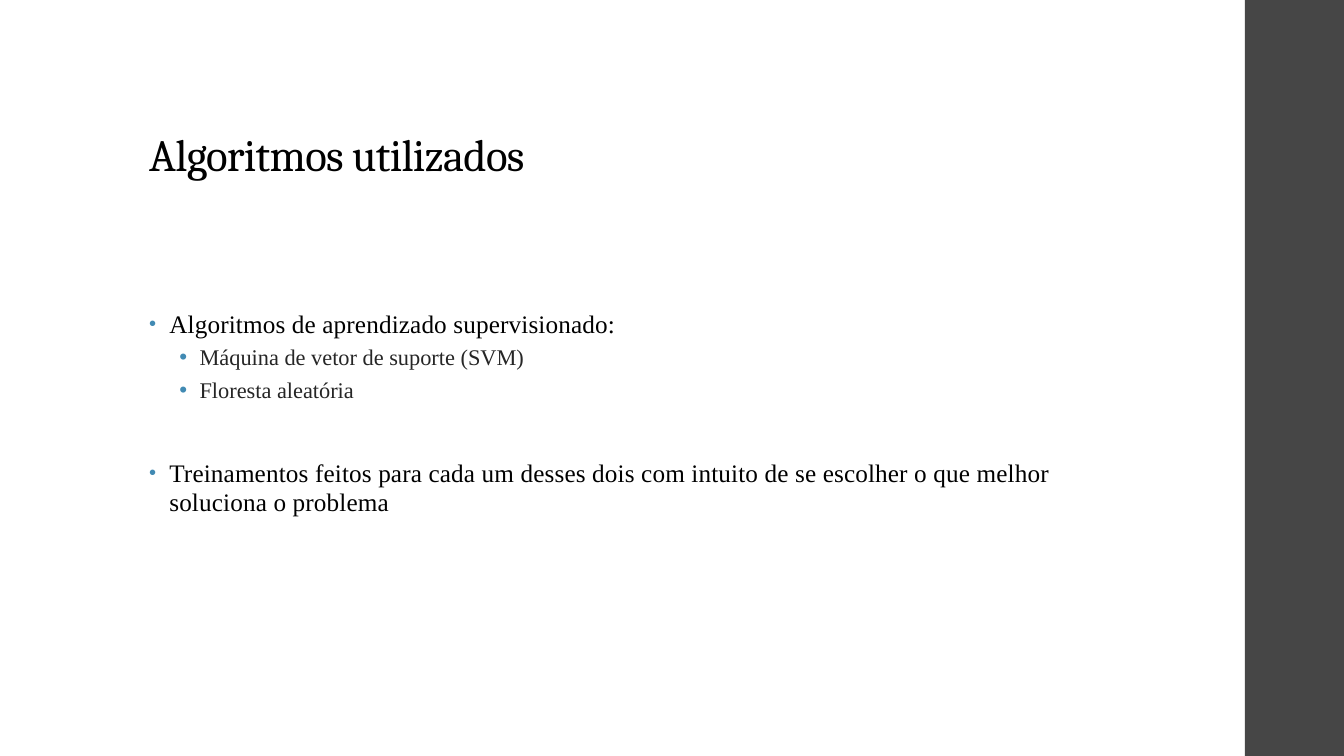
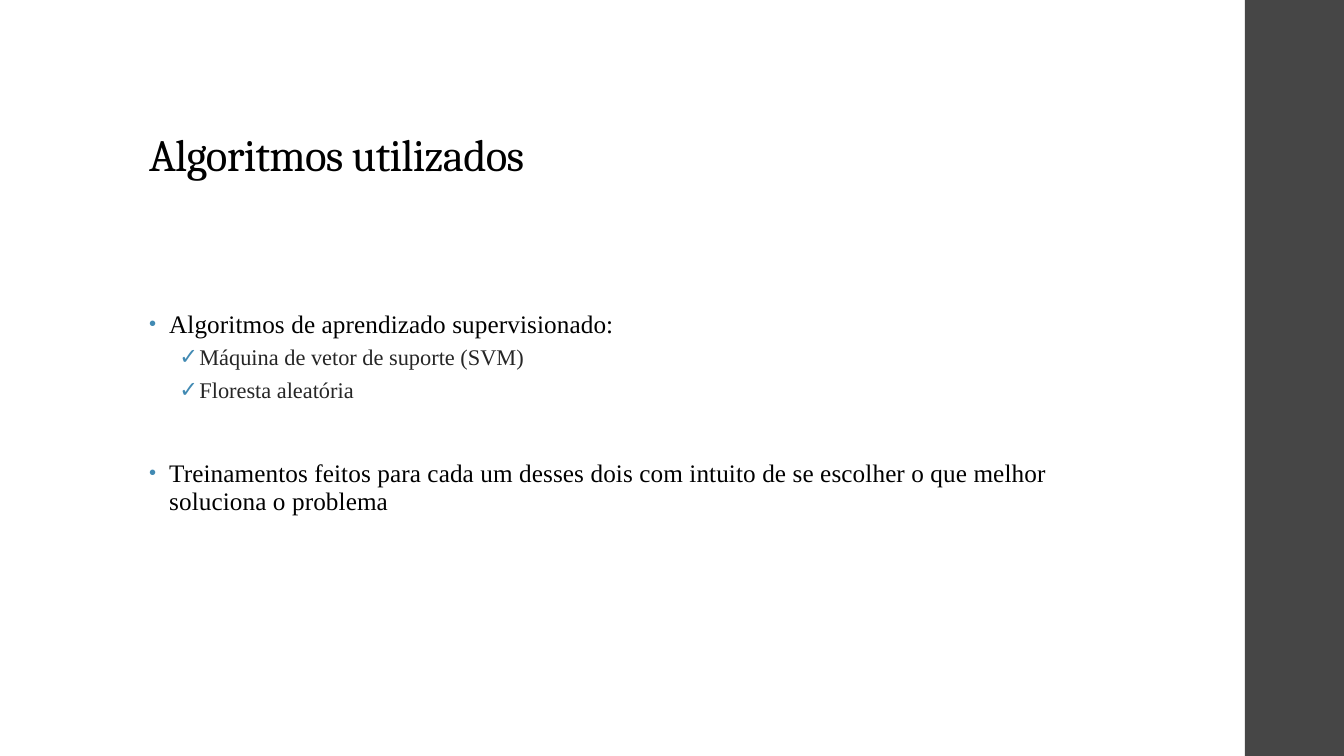
Before and after one commit to ViniPilan/avc-modeling, a slide deck: slide 15 of apresentação.pptx. Drawn at 1344x756 pixels with LibreOffice and Linux fonts; fonts in the diff are those of the drawing. Boxes give left, top, right and bottom in pixels: in the first picture for what was removed or moved away, otherwise in the second. Text is boxed around its words. In the diff, an @@ line names an element or a change of style, - is before the commit and + after.

```diff
--- a/apresentação.pptx
+++ b/apresentação.pptx
@@ text "Algoritmos de aprendizado supervisionado:" at [169,315,1046,516]: bullet • to ✓ @@
```
Also in this commit, not shown: 8 other slides changed, 2 other files.
